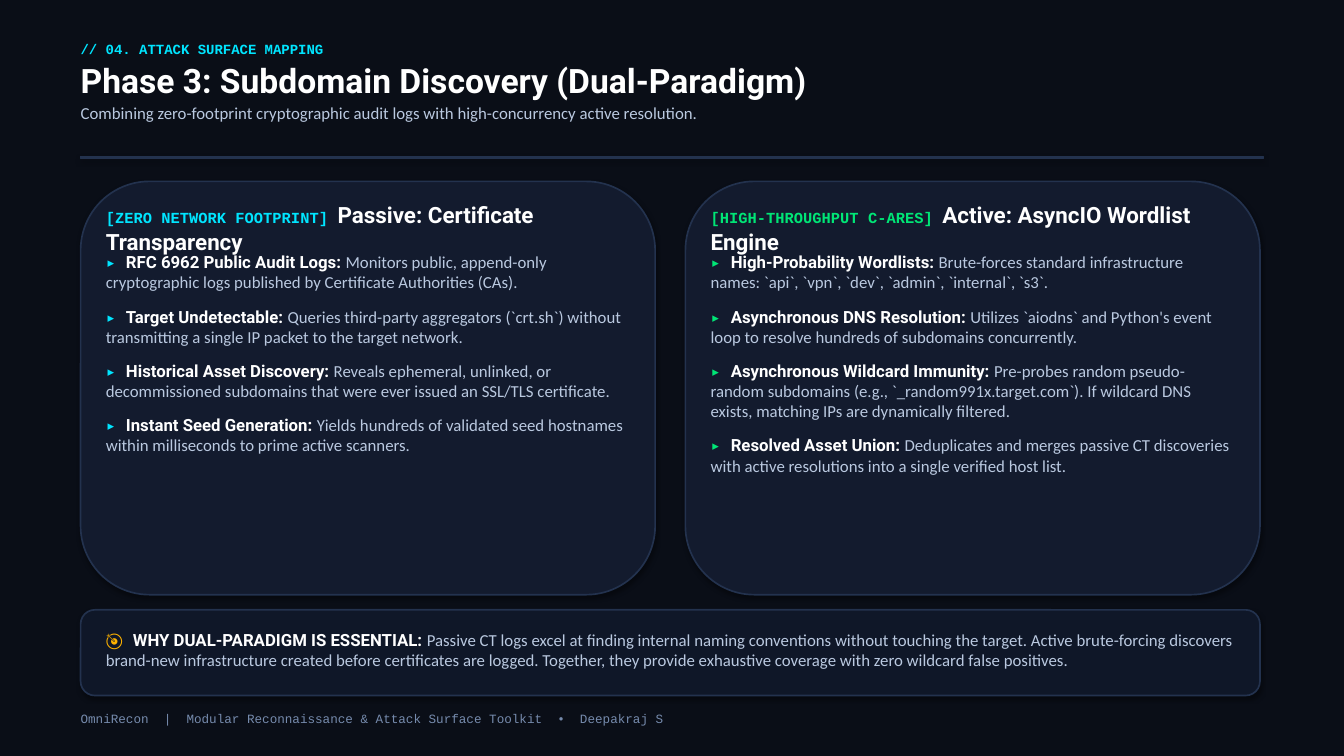
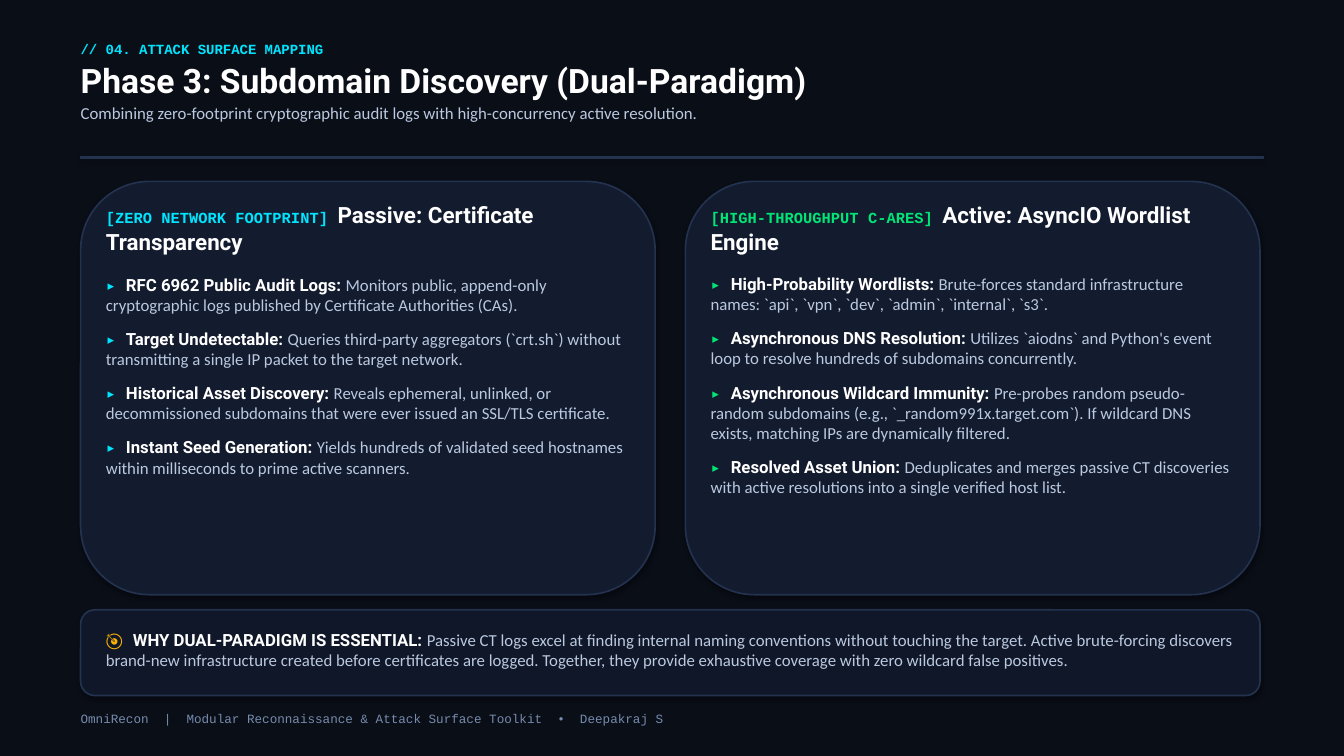
Before and after one commit to Nightwing-007/OmniRecon, a slide deck: slide 5 of OmniRecon_Presentation.pptx. Drawn at 1344x756 pixels with LibreOffice and Linux fonts; fonts in the diff are those of the drawing. Boxes give left, top, right and bottom in pixels: in the first picture for what was removed or moved away, otherwise in the second. Text is boxed around its words. In the diff, an @@ line names an element or a change of style, - is before the commit and + after.

```diff
--- a/OmniRecon_Presentation.pptx
+++ b/OmniRecon_Presentation.pptx
@@ text "▸ RFC 6962 Public Audit ...": place and size @@
-text "▸ RFC 6962 Public Audit ..." at [106,253,623,454]
+text "▸ RFC 6962 Public Audit ..." at [106,278,623,477]
@@ text "▸ High-Probability Wordlists: Brute-forces standard ...": place and size @@
-text "▸ High-Probability Wordlists: Brute-forces standard ..." at [711,253,1229,475]
+text "▸ High-Probability Wordlists: Brute-forces standard ..." at [711,277,1229,496]
```
Also in this commit, not shown: 1 other slide changed.
